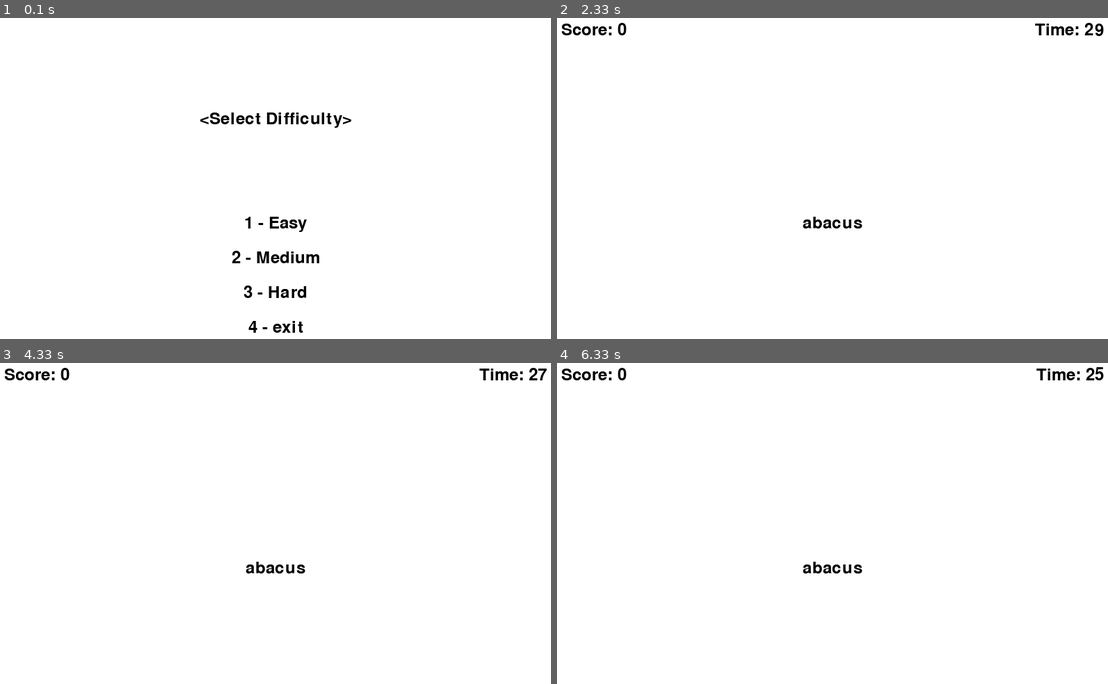
Above: before the commit, frames 1-4 (two rows, left to right).
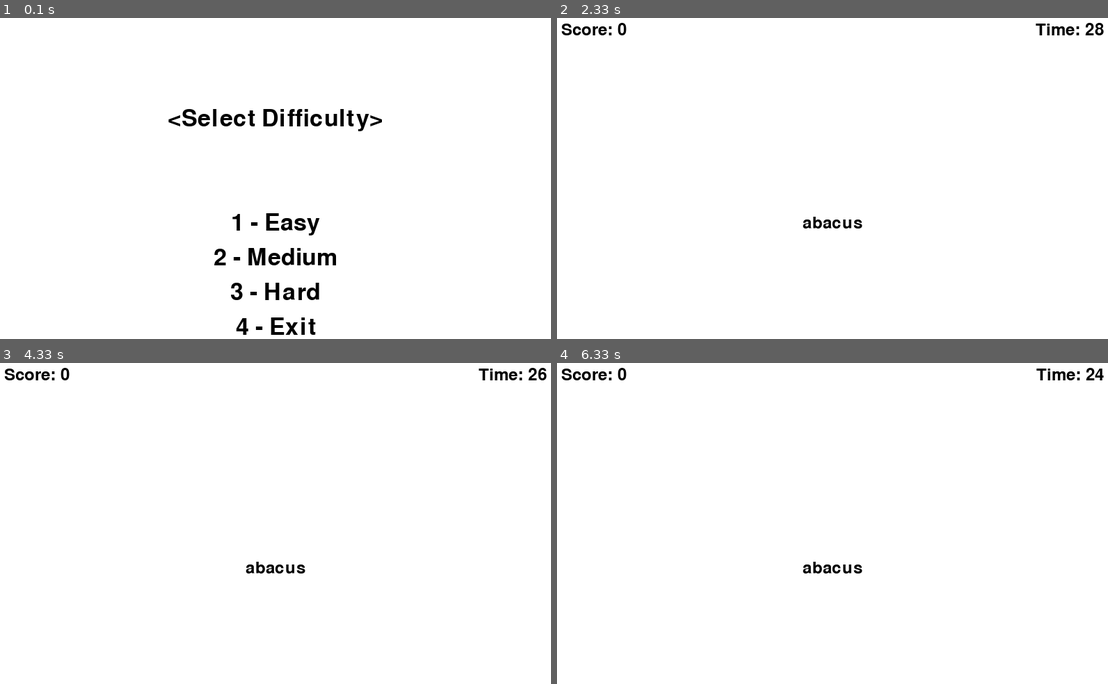
Above: after the commit, the same moments.

Repository: sunshovo/pythongame
Game: pygame game, started from pygametest.py
Same seed, same stepped clock (60 frames per second), same inputs: the game is played once before the commit and once after it.
Inputs:
- Up to frame 1 (0.1 s): no input
- Up to frame 2 (2.33 s): tap 3 at 0.33 s
- Up to frame 3 (4.33 s): no input
- Up to frame 4 (6.33 s): no input

The runs differ from the first frame. In frame 1, 2.8% of the frame differs, in the area x 30-70%, y 28-99%; in frame 2, 0.2%; in frame 3, 0.2%; in frame 4, less than 0.1%.

Commit message:
separated into classes

Diff:
--- /dev/null
+++ b/difficulty.py
@@ -0,0 +1,92 @@
+import pygame
+import sys
+
+# Define colors
+BLACK = (0, 0, 0)
+WHITE = (255, 255, 255)
+GREEN = (0, 255, 0)
+RED = (255, 0, 0)
+BLUE = (0, 0, 255)
+
+# Set the screen dimensions
+SCREEN_WIDTH = 800
+SCREEN_HEIGHT = 600
+
+# Define the difficulty levels
+EASY = 1
+MEDIUM = 2
+HARD = 3
+EXIT = 4
+
+# Define the word lists for each level
+easy_words = ["apple", "banana", "cherry", "orange", "pear"]
+medium_words = ["computer", "keyboard", "monitor", "mouse", "printer"]
+hard_words = ["abacus", "algorithm", "binary", "compiler", "debugging"]
+
+class DifficultySelector:
+    def __init__(self, screen):
+        self.screen = screen
+        self.font = pygame.font.Font(None, 50)
+        self.title_label = self.font.render("<Select Difficulty>", True, BLACK)
+        self.easy_label = self.font.render("1 - Easy", True, BLACK)
+        self.medium_label = self.font.render("2 - Medium", True, BLACK)
+        self.hard_label = self.font.render("3 - Hard", True, BLACK)
+        self.exit_game = self.font.render("4 - Exit", True, BLACK)
+        self.selected_difficulty = None
+
+    def draw(self):
+        self.screen.fill(WHITE)
+
+        # Position the title label
+        title_x = SCREEN_WIDTH // 2 - self.title_label.get_width() // 2
+        title_y = SCREEN_HEIGHT // 3 - self.title_label.get_height() // 2 - 50
+        self.screen.blit(self.title_label, (title_x, title_y))
+
+        # Calculate the vertical spacing between labels
+        label_spacing = (SCREEN_HEIGHT // 2) // 6
+
+        # Position the difficulty labels
+        easy_x = SCREEN_WIDTH // 2 - self.easy_label.get_width() // 2
+        easy_y = SCREEN_HEIGHT // 2 - self.easy_label.get_height() // 2
+        self.screen.blit(self.easy_label, (easy_x, easy_y))
+
+        medium_x = SCREEN_WIDTH // 2 - self.medium_label.get_width() // 2
+        medium_y = easy_y + label_spacing
+        self.screen.blit(self.medium_label, (medium_x, medium_y))
+
+        hard_x = SCREEN_WIDTH // 2 - self.hard_label.get_width() // 2
+        hard_y = medium_y + label_spacing
+        self.screen.blit(self.hard_label, (hard_x, hard_y))
+
+        exit_x = SCREEN_WIDTH // 2 - self.exit_game.get_width() // 2
+        exit_y = hard_y + label_spacing
+        self.screen.blit(self.exit_game, (exit_x, exit_y))
+
+    def get_input(self):
+        for event in pygame.event.get():
+            if event.type == pygame.QUIT:
+                pygame.quit()
+                sys.exit()
+            elif event.type == pygame.KEYDOWN:
+                if event.key == pygame.K_1:
+                    self.selected_difficulty = EASY
+                elif event.key == pygame.K_2:
+                    self.selected_difficulty = MEDIUM
+                elif event.key == pygame.K_3:
+                    self.selected_difficulty = HARD
+                elif event.key == pygame.K_4:
+                    pygame.quit()
+                    sys.exit()
+
+    def run(self):
+        while self.selected_difficulty is None:
+            self.draw()
+            self.get_input()
+            pygame.display.flip()
+
+        if self.selected_difficulty == EASY:
+            return easy_words
+        elif self.selected_difficulty == MEDIUM:
+            return medium_words
+        elif self.selected_difficulty == HARD:
+            return hard_words
--- a/pygametest.py
+++ b/pygametest.py
@@ -1,6 +1,8 @@
 import pygame
 import random
+import sys
 import time
+from difficulty import DifficultySelector
 
 pygame.init()
 
@@ -21,99 +23,10 @@
 # Set the font
 font = pygame.font.Font(None, 36)
 
-# Define the difficulty levels
-EASY = 1
-MEDIUM = 2
-HARD = 3
-EXIT = 4
-
-# Define the word lists for each level
-easy_words = ["apple", "banana", "cherry", "orange", "pear"]
-medium_words = ["computer", "keyboard", "monitor", "mouse", "printer"]
-hard_words = ["abacus", "algorithm", "binary", "compiler", "debugging"]
-
 # Define the game variables
 score = 0
 time_remaining = 30
-level = EASY
-
-# Define the difficulty selection loop
-difficulty_selected = False
-while not difficulty_selected:
-
-    # Clear the screen
-    screen.fill(WHITE)
-
-    # Draw the difficulty selection labels
-    title_label = font.render("<Select Difficulty>", True, BLACK)
-    easy_label = font.render("1 - Easy", True, BLACK)
-    medium_label = font.render("2 - Medium", True, BLACK)
-    hard_label = font.render("3 - Hard", True, BLACK)
-    exit_game = font.render("4 - exit", True, BLACK)
-
-    # Position the title label
-    title_x = SCREEN_WIDTH // 2 - title_label.get_width() // 2
-    title_y = SCREEN_HEIGHT // 3 - title_label.get_height() // 2 - 50
-    screen.blit(title_label, (title_x, title_y))
-
-    # Calculate the vertical spacing between labels
-    label_spacing = (SCREEN_HEIGHT // 2) // 6
-
-    # Position the difficulty labels
-    easy_x = SCREEN_WIDTH // 2 - easy_label.get_width() // 2
-    easy_y = SCREEN_HEIGHT // 2 - easy_label.get_height() // 2
-    screen.blit(easy_label, (easy_x, easy_y))
-
-    medium_x = SCREEN_WIDTH // 2 - medium_label.get_width() // 2
-    medium_y = easy_y + label_spacing
-    screen.blit(medium_label, (medium_x, medium_y))
-
-    hard_x = SCREEN_WIDTH // 2 - hard_label.get_width() // 2
-    hard_y = medium_y + label_spacing
-    screen.blit(hard_label, (hard_x, hard_y))
-
-    exit_x = SCREEN_WIDTH // 2 - exit_game.get_width() // 2
-    exit_y = hard_y + label_spacing
-    screen.blit(exit_game, (exit_x, exit_y))
-
-    # Update the display
-    pygame.display.flip()
-
-    # Handle events
-    for event in pygame.event.get():
-        if event.type == pygame.QUIT:
-            difficulty_selected = True
-            running = False
-        elif event.type == pygame.KEYDOWN:
-            if event.unicode.isnumeric():
-                num = int(event.unicode)
-                if num == EASY:
-                    level = EASY
-                    difficulty_selected = True
-                elif num == MEDIUM:
-                    level = MEDIUM
-                    difficulty_selected = True
-                elif num == HARD:
-                    level = HARD
-                    difficulty_selected = True
-                elif num == EXIT:
-                    level = EXIT
-                    difficulty_selected = True
-                    pygame.quit()
-                    sys.exit()
-
-# Define the word list for the current level
-if level == EASY:
-    word_list = easy_words
-elif level == MEDIUM:
-    word_list = medium_words
-else:
-    word_list = hard_words
-random_word = random.choice(word_list)
-
-# Define label
-label = font.render(random_word, True, BLACK)
-word_rect = label.get_rect(center=(SCREEN_WIDTH // 2, SCREEN_HEIGHT // 2))
+level = 1
 
 # Define the timer event
 TIMER_EVENT = pygame.USEREVENT + 1
@@ -122,7 +35,18 @@
 # Define user_input
 user_input = ""
 
-# Define the game loop
+# Create DifficultySelector object
+difficulty_selector = DifficultySelector(screen)
+
+# Run the difficulty selection loop
+word_list = difficulty_selector.run()
+
+# Random_word
+random_word = random.choice(word_list)
+label = font.render(random_word, True, BLACK)
+word_rect = label.get_rect(center=(SCREEN_WIDTH // 2, SCREEN_HEIGHT // 2))
+
+# Start the game loop with selected word list
 running = True
 while running:
     for event in pygame.event.get():
